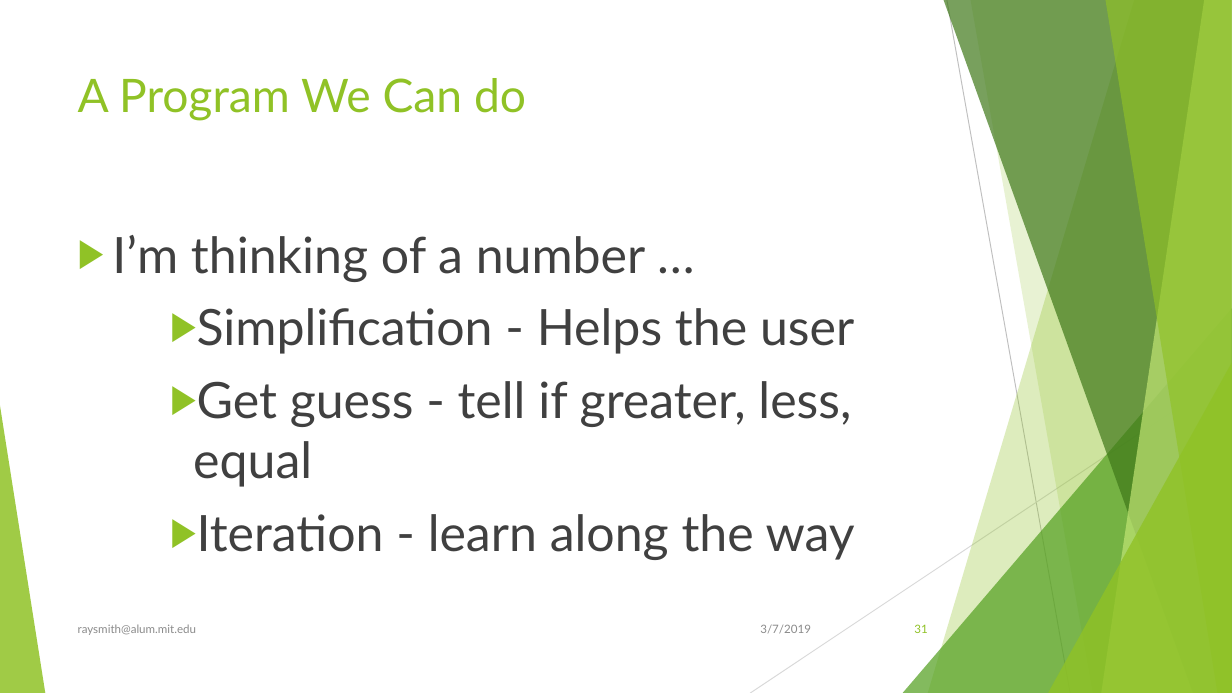
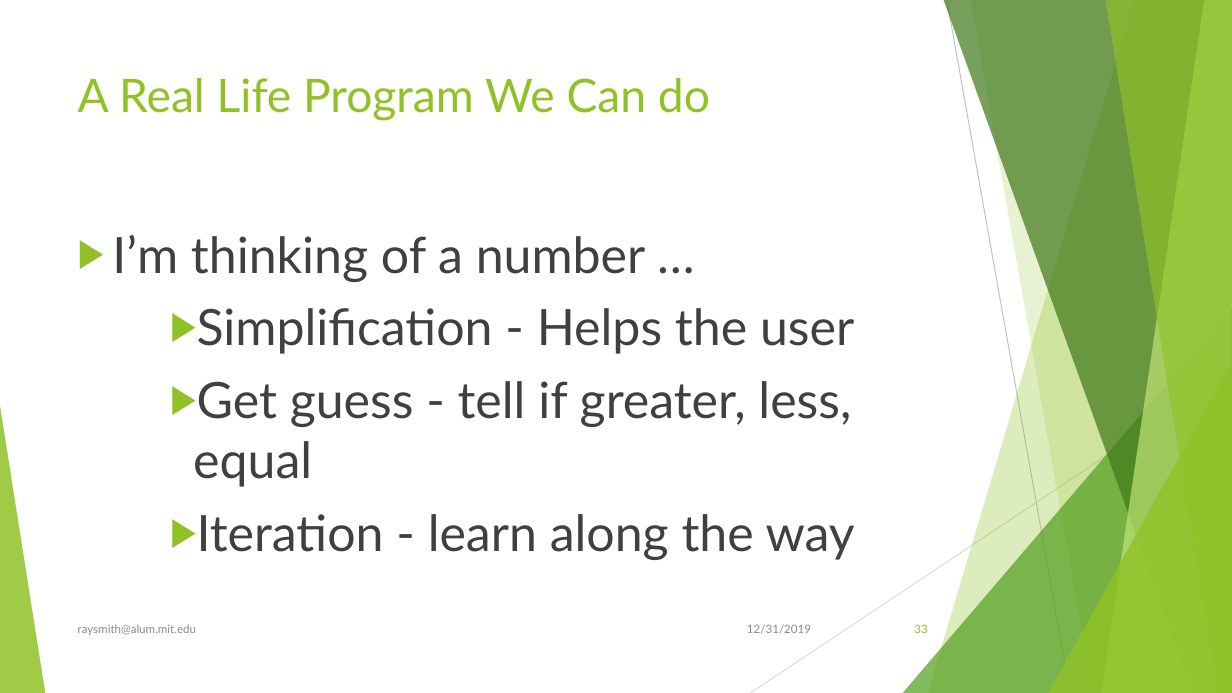
Before and after one commit to raysmith619/Introduction-To-Programming, a slide deck: slide 33 of Docs/Introduction to Proramming Using Python.pptx (slide 31 before the commit). Drawn at 1232x693 pixels with LibreOffice and Linux fonts; fonts in the diff are those of the drawing. Boxes give left, top, right and bottom in pixels: in the first picture for what was removed or moved away, otherwise in the second. Text is boxed around its words. In the diff, an @@ line names an element or a change of style, - is before the commit and + after.

```diff
--- a/Docs/Introduction to Proramming Using Python.pptx
+++ b/Docs/Introduction to Proramming Using Python.pptx
@@ title at (78,78,710,121): text changed @@
-A Program We Can do
+A Real Life Program We Can do
@@ text at (747,624,811,633): text changed @@
-3/7/2019
+12/31/2019
@@ page number at (914,624,927,633): text changed @@
-31
+33
```
Also in this commit, not shown: 72 other slides changed, 7 slides added.
